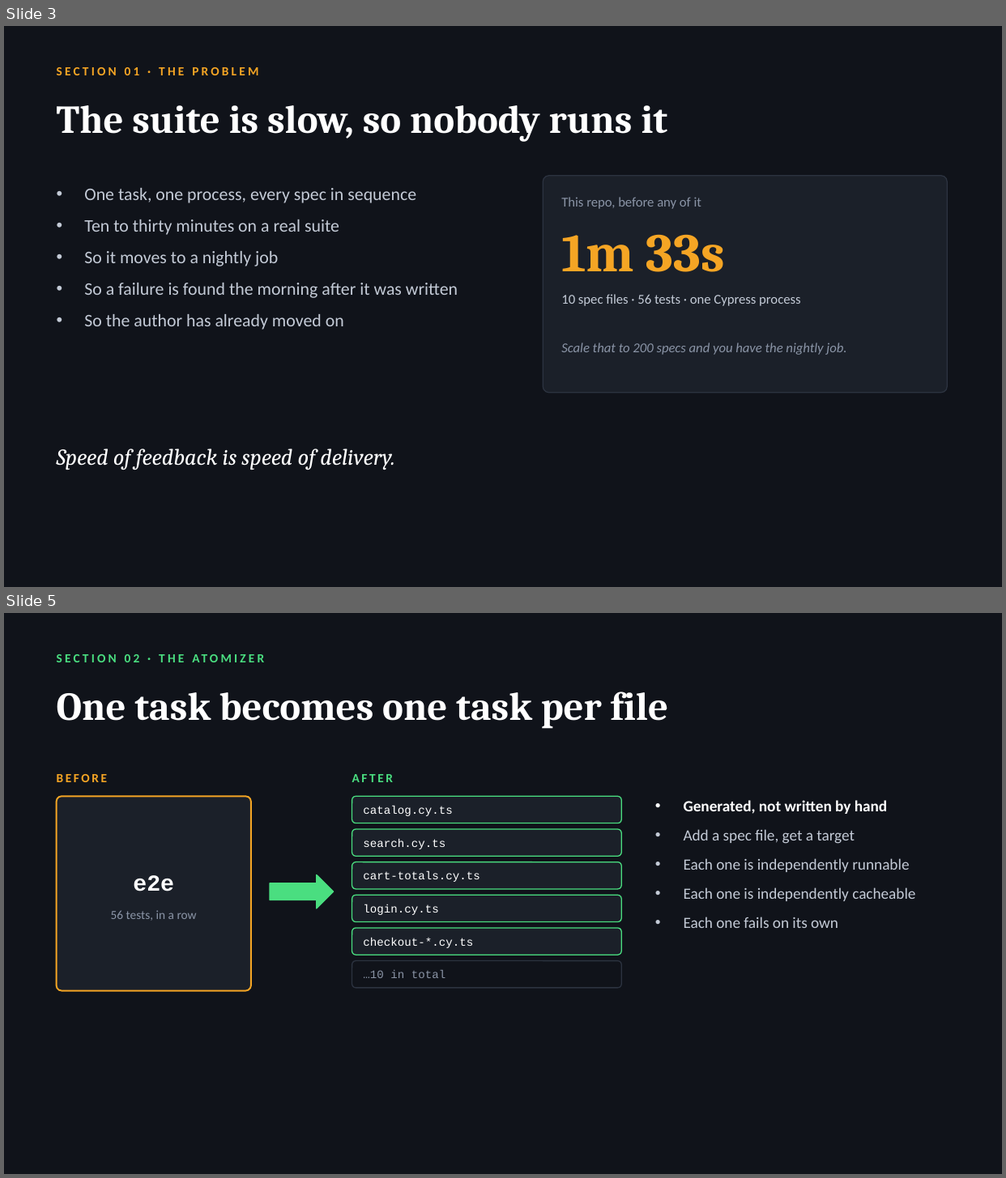
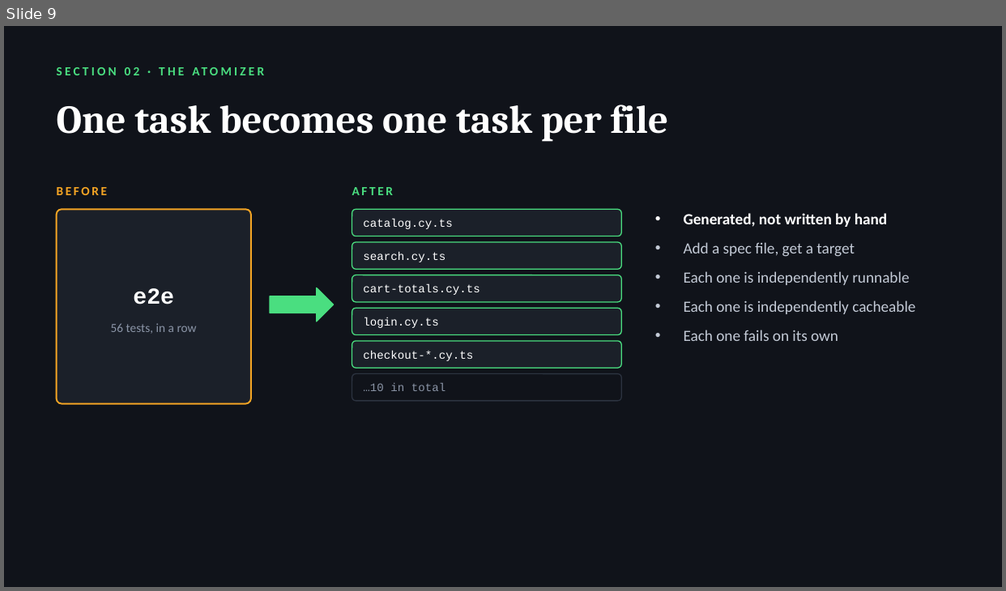
Before and after one commit to radzivil/nx-scaling-e2e-tests-with-atomizer, a slide deck: talk/Scaling-E2E-Tests-with-Nx.pptx. Shown one above the other, each under a label of ours: slides 3 and 5 before the commit, slide 9 after it; the slides between them are not shown. The pictures are 1006x1178 and 1006x591 pixels, drawn with LibreOffice and Linux fonts; fonts in the diff are those of the drawing. Boxes give left, top, right and bottom in pixels: in the first picture for what was removed or moved away, otherwise in the second. Text is boxed around its words. In the diff, an @@ line names an element or a change of style, - is before the commit and + after.

```diff
--- a/talk/Scaling-E2E-Tests-with-Nx.pptx
+++ b/talk/Scaling-E2E-Tests-with-Nx.pptx
@@ slide 3 removed at [4,26,1002,587], background #10131A @@
@@ text removed at [57,67,258,75] @@
-SECTION 01 · THE PROBLEM
@@ text removed at [57,105,667,141] @@
-The suite is slow, so nobody runs it
@@ text removed at [84,188,458,330] @@
-• One task, one process, every spec in sequence
-• Ten to thirty minutes on a real suite
-• So it moves to a nightly job
-• So a failure is found the morning after it was written
-• So the author has already moved on
@@ rounded rectangle removed at [543,176,948,393] @@
@@ text removed at [561,197,701,209] @@
-This repo, before any of it
@@ text removed at [561,234,725,272] @@
-1m 33s
@@ text removed at [561,294,800,306] @@
-10 spec files · 56 tests · one Cypress process
@@ text removed at [561,343,846,355] @@
-Scale that to 200 specs and you have the nightly job.
@@ text removed at [57,449,395,470] @@
-Speed of feedback is speed of delivery.
@@ what was slide 5 is now slide 9 @@
```
Also in this commit, not shown: 1 slide changed, 13 slides added, 7 other slides removed, 8 other files.
